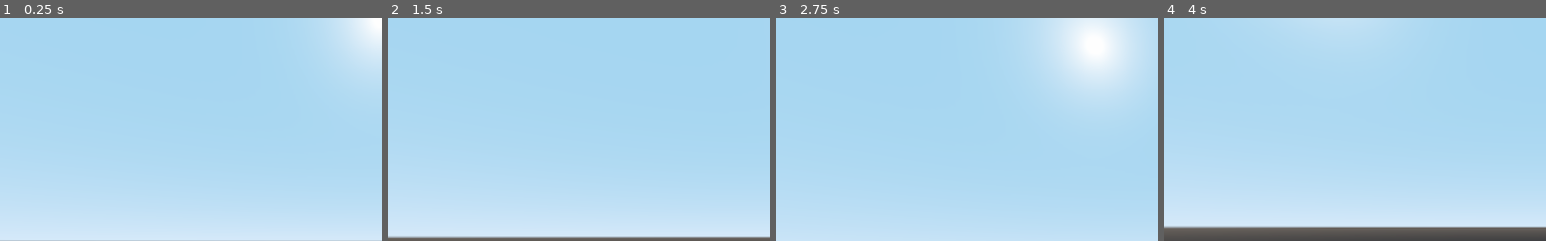
Above: before the commit, frames 1-4 (left to right).
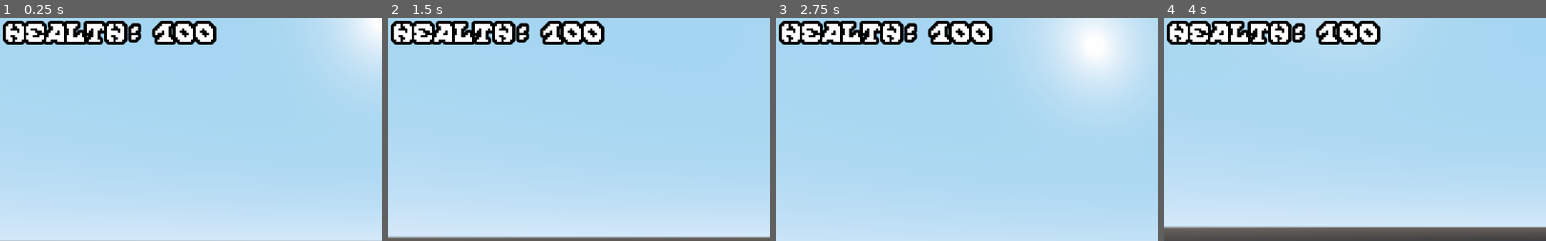
Above: after the commit, the same moments.

Repository: AlaskanGopher/GopherRPG3D
Game: Godot game, scene res://MainScene/InGame.tscn
Same seed, same stepped clock (60 frames per second), same inputs: the game is played once before the commit and once after it.
Inputs (mouse positions are % of the whole screen's width and height, from its top left):
- Up to frame 1 (0.25 s): no input
- Up to frame 2 (1.5 s): tap Enter at 0.5 s; move the mouse to (55, 50) at 0.52 s; hold W (movement_up) from 0.53 s (still down); tap Space (movement_jump) at 0.77 s; move the mouse to (45, 50) at 1.27 s
- Up to frame 3 (2.75 s): keep holding W (movement_up); tap Space (movement_jump) at 1.52 s; move the mouse to (52, 48) at 2.02 s
- Up to frame 4 (4 s): keep holding W (movement_up); tap Space (movement_jump) at 2.75, 3.02, 3.77 s; move the mouse to (49, 52) at 2.77 s; tap Enter at 3.5 s; move the mouse to (57, 51) at 3.52 s
The pictures show only the part of the screen within x 0-50%, y 0-50%; the shares and areas given below are measured in that part.

The runs differ from the first frame. In frame 1, 5.4% of the frame differs, in the area x 0-57%, y 1-12%; in frame 2, 5.4%; in frame 3, 5.4%; in frame 4, 5.4%.

Commit message:
Moved Resouces, Added Shite HUD

Diff:
--- /dev/null
+++ b/source/HUD/HUD.tscn
@@ -0,0 +1,34 @@
+[gd_scene load_steps=4 format=2]
+
+[ext_resource path="res://Resources/Fonts/Scream When You're Ready to Die.ttf" type="DynamicFontData" id=1]
+[ext_resource path="res://HUD/HUD_Script.gd" type="Script" id=2]
+
+[sub_resource type="DynamicFont" id=1]
+size = 24
+outline_size = 4
+outline_color = Color( 0, 0, 0, 1 )
+use_filter = true
+extra_spacing_top = 8
+extra_spacing_space = -16
+font_data = ExtResource( 1 )
+
+[node name="HUD" type="CanvasLayer"]
+script = ExtResource( 2 )
+
+[node name="Control" type="Control" parent="."]
+margin_right = 40.0
+margin_bottom = 40.0
+__meta__ = {
+"_edit_use_anchors_": false
+}
+
+[node name="Health" type="Label" parent="Control"]
+margin_left = 8.0
+margin_right = 326.0
+margin_bottom = 40.0
+custom_fonts/font = SubResource( 1 )
+text = "Health: 100"
+percent_visible = -0.142857
+__meta__ = {
+"_edit_use_anchors_": false
+}
--- /dev/null
+++ b/source/HUD/HUD_Script.gd
@@ -0,0 +1,12 @@
+extends CanvasLayer
+
+export (int) var HEALTH = 100
+
+signal update_health
+
+func _process(_delta):
+	$Control/Health.text = str("Health: ", HEALTH)
+
+
+func _ready():
+	pass
--- a/source/MainScene/InGame.tscn
+++ b/source/MainScene/InGame.tscn
@@ -1,8 +1,10 @@
-[gd_scene load_steps=7 format=2]
+[gd_scene load_steps=9 format=2]
 
 [ext_resource path="res://Player/Player.tscn" type="PackedScene" id=1]
 [ext_resource path="res://MainScene/Box/Box.tscn" type="PackedScene" id=2]
 [ext_resource path="res://PauseMenu/PauseMenu.tscn" type="PackedScene" id=3]
+[ext_resource path="res://HUD/HUD.tscn" type="PackedScene" id=4]
+[ext_resource path="res://HUD/HUD_Script.gd" type="Script" id=5]
 
 [sub_resource type="CubeMesh" id=1]
 
@@ -36,3 +38,6 @@
 transform = Transform( 0.499999, 0, 0.866025, 0, 1, 0, -0.866025, 0, 0.499999, 16, 16, -6 )
 
 [node name="PauseMenu" parent="." instance=ExtResource( 3 )]
+
+[node name="HUD" parent="." instance=ExtResource( 4 )]
+script = ExtResource( 5 )
Binary file added: source/Resources/Dialogue/Dialogue Box.png
Not shown, added: source/Resources/Dialogue/Dialogue Box.png.import
Binary file added: source/Resources/Fonts/Scream When You're Ready to Die.ttf
Binary file added: source/Resources/Hotbar/Hotbar.png
Not shown, added: source/Resources/Hotbar/Hotbar.png.import
Binary file added: source/Resources/Hotbar/Selected.png
Not shown, added: source/Resources/Hotbar/Selected.png.import
Binary file added: source/Resources/Menu Buttons/32x128 Down.png
Not shown, added: source/Resources/Menu Buttons/32x128 Down.png.import
Binary file added: source/Resources/Menu Buttons/32x128 Up.png
Not shown, added: source/Resources/Menu Buttons/32x128 Up.png.import
Binary file added: source/Resources/Menu Buttons/32x32 Down.png
(and 21 more such lines)
